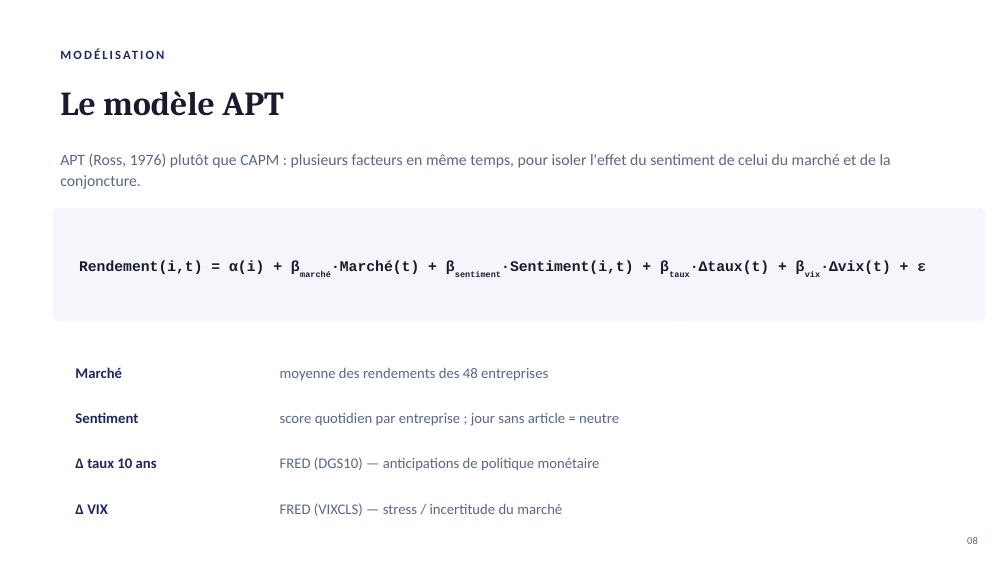
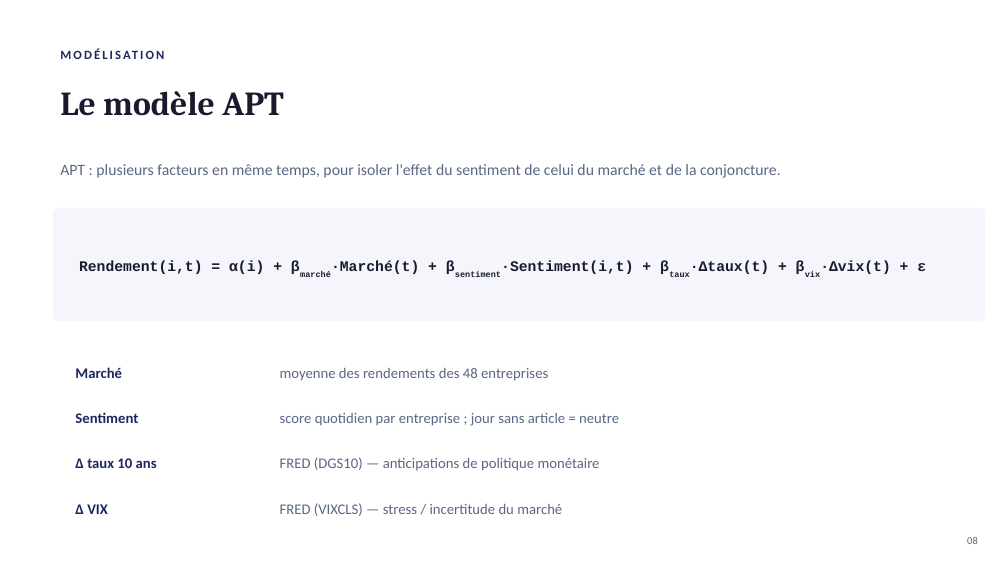
Before and after one commit to MathisLeDean/Projet_big_data, a slide deck: slide 8 of Diapo_bigdata.pptx. Drawn at 1008x567 pixels with LibreOffice and Linux fonts; fonts in the diff are those of the drawing. Boxes give left, top, right and bottom in pixels: in the first picture for what was removed or moved away, otherwise in the second. Text is boxed around its words. In the diff, an @@ line names an element or a change of style, - is before the commit and + after.

Commit message:
ok

```diff
--- a/Diapo_bigdata.pptx
+++ b/Diapo_bigdata.pptx
@@ text at [60, 164, 781, 178]: text changed @@
-APT (Ross, 1976) plutôt que CAPM : plusieurs facteurs en même temps, pour isoler l'effet du sentiment de celui du marché et de la conjoncture.
+APT : plusieurs facteurs en même temps, pour isoler l'effet du sentiment de celui du marché et de la conjoncture.
```
Also in this commit, not shown: 4 other slides changed.
